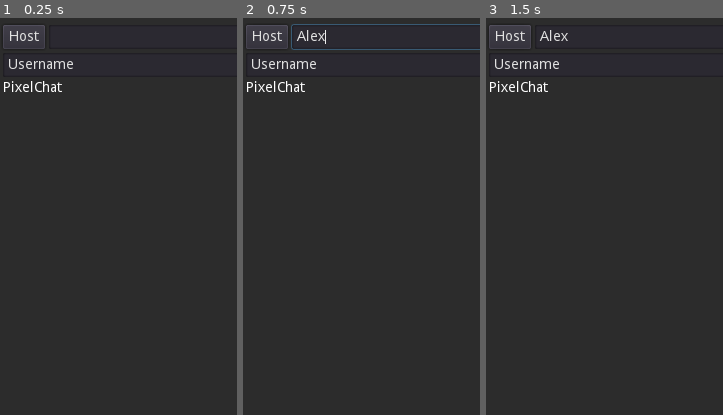
Above: before the commit, frames 1-3 (left to right).
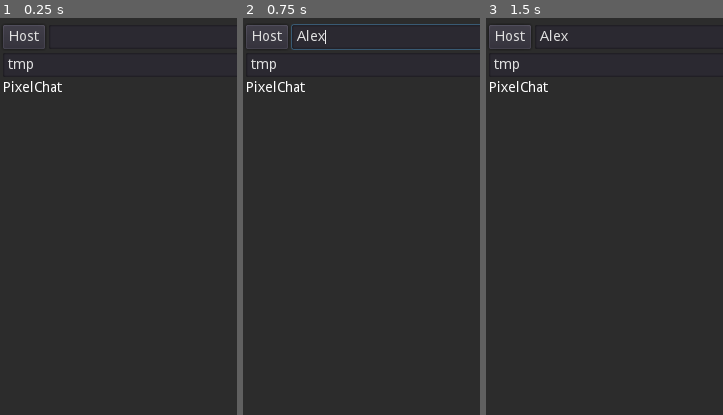
Above: after the commit, the same moments.

Repository: BeayemX/GodotChat
Game: Godot game, scene res://Chat.tscn
The game is run twice, just before and just after one commit, with the same random seed, the same clock (stepped at 60 frames per second) and the same inputs.
Inputs (mouse positions are % of the whole screen's width and height, from its top left):
- Up to frame 1 (0.25 s): no input
- Up to frame 2 (0.75 s): click (51, 2) at 0.52 s; type "Alex" at 0.6 s
- Up to frame 3 (1.5 s): click (45, 98) at 0.75 s; type "Alex" at 0.83 s; click "Change Username" at 1.25 s
The pictures show only the part of the screen within x 1-51%, y 0-50%; the shares and areas given below are measured in that part.

The runs differ from the first frame. In frame 1, 0.3% of the frame differs, in the area x 3-31%, y 10-14%; in frame 2, 0.3%; in frame 3, 0.3%.
Error in both runs: Invalid get index '1' (on base: 'Array'). (res://ConnectLine.gd:10)

Commit message:
Fix regression bug in default username

Diff:
--- a/Chat.gd
+++ b/Chat.gd
@@ -4,19 +4,7 @@
 
 var username = "UserName"
 
-func _ready():
-	var userpath = OS.get_user_data_dir()
 
-	# remove everything before first slash
-	var pos = userpath.find("/")
-	userpath = userpath.substr(pos+1, userpath.length() - pos)
-	# remove /Users/ and /home/
-	userpath = userpath.replacen("Users/", "").replacen("home/", "")
-	# remove everything after next slash
-	if userpath.find("/") > 0:
-		userpath = userpath.substr(0, userpath.find("/"))
-	if userpath:
-		username = userpath
 
 sync func on_new_message(msg):
 	messages.handle_new_message(msg)
--- a/Chat.tscn
+++ b/Chat.tscn
@@ -6,7 +6,7 @@
 [ext_resource path="res://MessageView.gd" type="Script" id=4]
 [ext_resource path="res://InputLine.gd" type="Script" id=5]
 
-[node name="Chat" type="Control"]
+[node name="Chat" type="Control" index="0"]
 
 anchor_left = 0.0
 anchor_top = 0.0
--- a/UserLine.gd
+++ b/UserLine.gd
@@ -9,6 +9,20 @@
 	change_username_button.connect("pressed", self, "_on_change_username_button_pressed")
 	input.connect("text_entered", self, "_on_text_entered")
 
+	var userpath = OS.get_user_data_dir()
+
+	# remove everything before first slash
+	var pos = userpath.find("/")
+	userpath = userpath.substr(pos+1, userpath.length() - pos)
+	# remove /Users/ and /home/
+	userpath = userpath.replacen("Users/", "").replacen("home/", "")
+	# remove everything after next slash
+	if userpath.find("/") > 0:
+		userpath = userpath.substr(0, userpath.find("/"))
+	if userpath:
+		input.text = userpath
+		chat.change_username(input.text)
+
 func _on_change_username_button_pressed():
 	chat.change_username(input.text)
 
